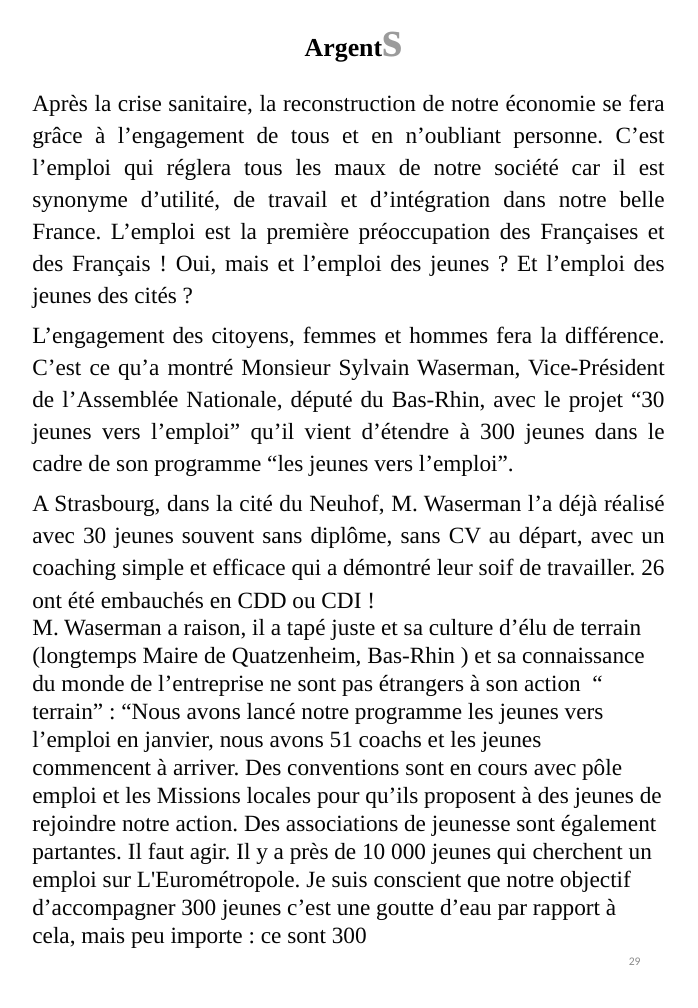
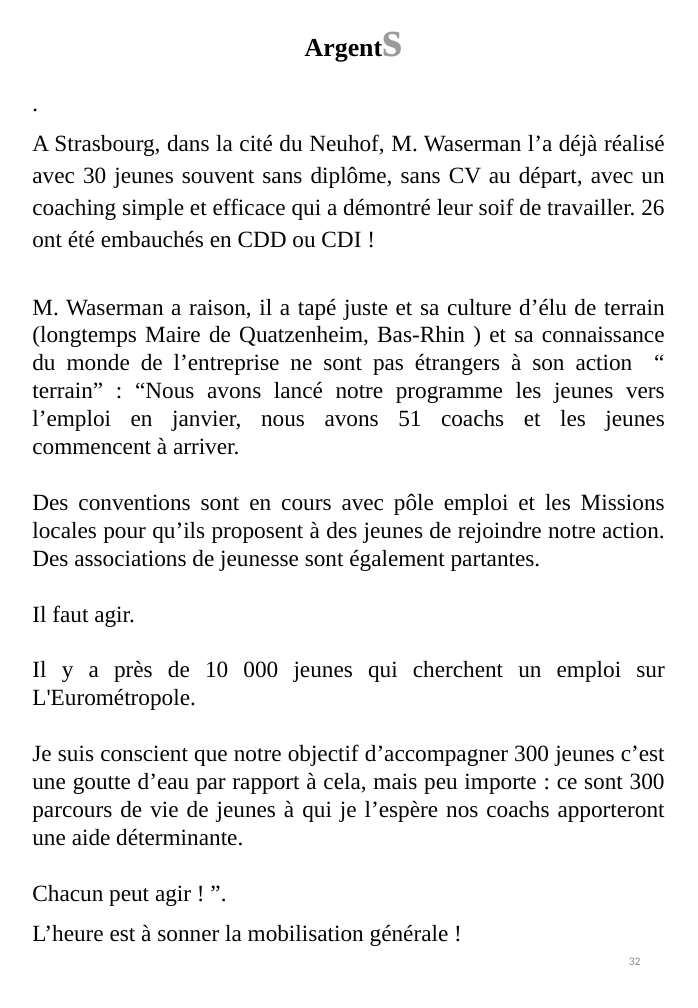
Before and after one commit to BenjaminLOUIS84/e_commerce, a slide deck: slide 32 of e_commerce/public/ppsx/tome3.ppsx (slide 29 before the commit). Drawn at 698x1008 pixels with LibreOffice and Linux fonts; fonts in the diff are those of the drawing. Boxes give left, top, right and bottom in pixels: in the first picture for what was removed or moved away, otherwise in the second. Text is boxed around its words. In the diff, an @@ line names an element or a change of style, - is before the commit and + after.

Commit message:
MAJ

```diff
--- a/e_commerce/public/ppsx/tome3.ppsx
+++ b/e_commerce/public/ppsx/tome3.ppsx
@@ text at (x1=32, y1=94, x2=665, y2=476): text changed @@
-Après la crise sanitaire, la reconstruction de notre économie se fera grâce à l’engagement de tous et en n’oubliant personne. C’est l’emploi qui réglera tous les maux de notre société car il est synonyme d’utilité, de travail et d’intégration dans notre belle France. L’emploi est la première préoccupation des Françaises et des Français ! Oui, mais et l’emploi des jeunes ? Et l’emploi des jeunes des cités ?
-L’engagement des citoyens, femmes et hommes fera la différence. C’est ce qu’a montré Monsieur Sylvain Waserman, Vice-Président de l’Assemblée Nationale, député du Bas-Rhin, avec le projet “30 jeunes vers l’emploi” qu’il vient d’étendre à 300 jeunes dans le cadre de son programme “les jeunes vers l’emploi”.
+.
@@ text at (x1=32, y1=298, x2=665, y2=946): text changed @@
-M. Waserman a raison, il a tapé juste et sa culture d’élu de terrain (longtemps Maire de Quatzenheim, Bas-Rhin ) et sa connaissance du monde de l’entreprise ne sont pas étrangers à son action “ terrain” : “Nous avons lancé notre programme les jeunes vers l’emploi en janvier, nous avons 51 coachs et les jeunes commencent à arriver. Des conventions sont en cours avec pôle emploi et les Missions locales pour qu’ils proposent à des jeunes de rejoindre notre action. Des associations de jeunesse sont également partantes. Il faut agir. Il y a près de 10 000 jeunes qui cherchent un emploi sur L'Eurométropole. Je suis conscient que notre objectif d’accompagner 300 jeunes c’est une goutte d’eau par rapport à cela, mais peu importe : ce sont 300
+M. Waserman a raison, il a tapé juste et sa culture d’élu de terrain (longtemps Maire de Quatzenheim, Bas-Rhin ) et sa connaissance du monde de l’entreprise ne sont pas étrangers à son action “ terrain” : “Nous avons lancé notre programme les jeunes vers l’emploi en janvier, nous avons 51 coachs et les jeunes commencent à arriver.
+Des conventions sont en cours avec pôle emploi et les Missions locales pour qu’ils proposent à des jeunes de rejoindre notre action. Des associations de jeunesse sont également partantes.
+Il faut agir.
+Il y a près de 10 000 jeunes qui cherchent un emploi sur L'Eurométropole.
+Je suis conscient que notre objectif d’accompagner 300 jeunes c’est une goutte d’eau par rapport à cela, mais peu importe : ce sont 300 parcours de vie de jeunes à qui je l’espère nos coachs apporteront une aide déterminante.
+Chacun peut agir ! ”.
+L’heure est à sonner la mobilisation générale !
@@ page number at (x1=629, y1=957, x2=641, y2=965): text changed @@
-29
+32
```
Also in this commit, not shown: 35 other slides changed, 9 slides added.
